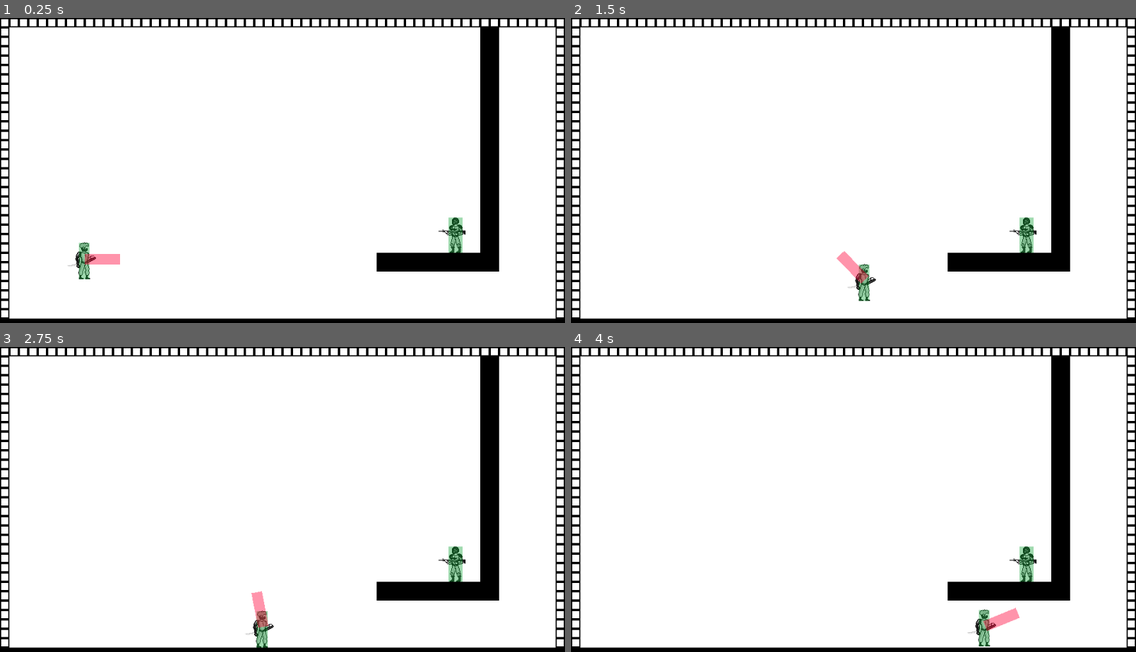
Above: before the commit, frames 1-4 (two rows, left to right).
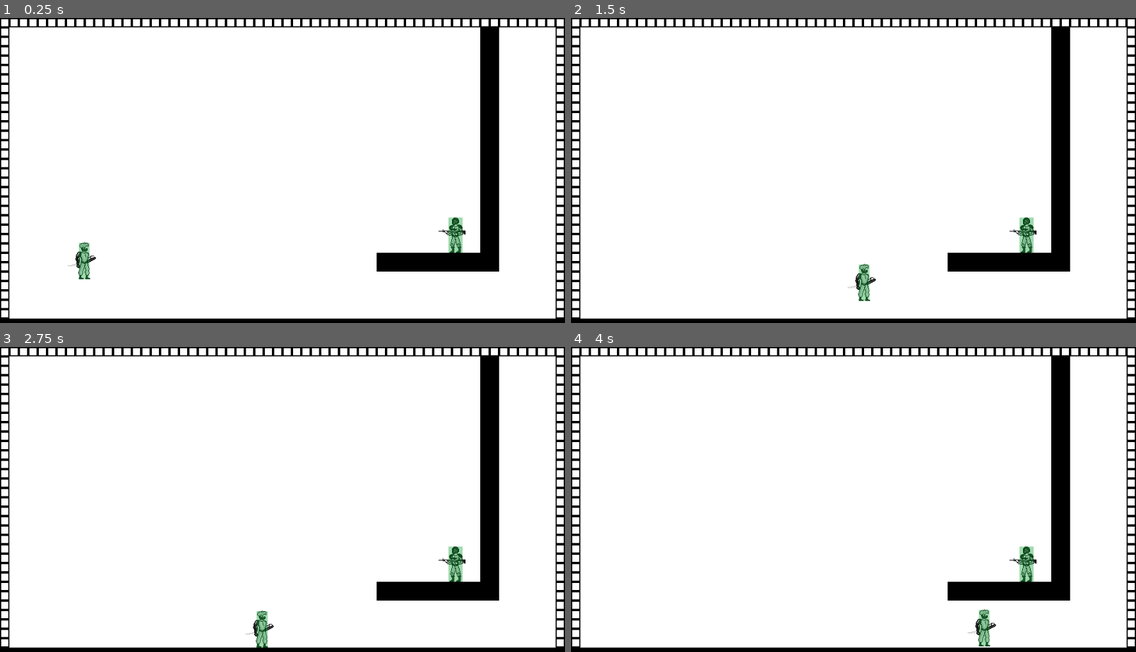
Above: after the commit, the same moments.

Repository: Dkoplik/Paint-it-Black
Game: Godot game, scene res://test_level.tscn
Same seed, same stepped clock (60 frames per second), same inputs: the game is played once before the commit and once after it. This scene is started directly instead of the project's main scene.
Inputs (mouse positions are in pixels of both pictures, inside the frame that each line leads up to):
- Up to frame 1 (0.25 s): no input
- Up to frame 2 (1.5 s): move the mouse to (977, 161) at 0.52 s; press the mouse at (977, 161) at 0.53 s; hold D (move_right) from 0.53 s (still down); tap Space (jump) at 0.77 s; move the mouse to (740, 191) at 1.27 s; release the mouse at (740, 191) at 1.28 s; click (740, 191) at 1.35 s
- Up to frame 3 (2.75 s): tap Space (jump) at 1.52 s; move the mouse to (339, 435) at 2.02 s; release D (move_right) at 2.03 s; press the mouse at (339, 435) at 2.03 s; hold A (move_left) from 2.03 s (still down)
- Up to frame 4 (4 s): move the mouse to (825, 569) at 2.77 s; release A (move_left) at 2.78 s; release the mouse at (825, 569) at 2.78 s; hold D (move_right) from 2.78 s (still down); click (825, 569) at 2.85 s; tap Space (jump) at 3.02, 3.77 s; move the mouse to (1023, 554) at 3.52 s; press the mouse at (1023, 554) at 3.53 s

The runs differ from the first frame. In frame 1, 0.2% of the frame differs, in the area x 15-22%, y 77-81%; in frame 2, 0.2%; in frame 3, 0.2%, in the area x 44-48%, y 79-93%; in frame 4, 0.2%.
Error before the commit: Invalid assignment of property or key 'disabled' with value of type 'bool' on a base object of type 'null instance'. (res://hit_box.gd:26)

Commit message:
Обновил хитбокс

Diff:
--- a/Paint-it-Black/hit_box.gd
+++ b/Paint-it-Black/hit_box.gd
@@ -23,8 +23,8 @@
 func _ready():
 	assert(attack_data != null, "Отсутствует AttackData")
 	# ToDo переделать этот костыль
-	$CollisionShape2D.disabled = true
-	$CollisionShape2D.visible = false
+	$HitBoxShape.disabled = true
+	$HitBoxShape.visible = false
 
 
 ## Связывает сигнал [signal area_entered] из родительского класса [Area2D] с
